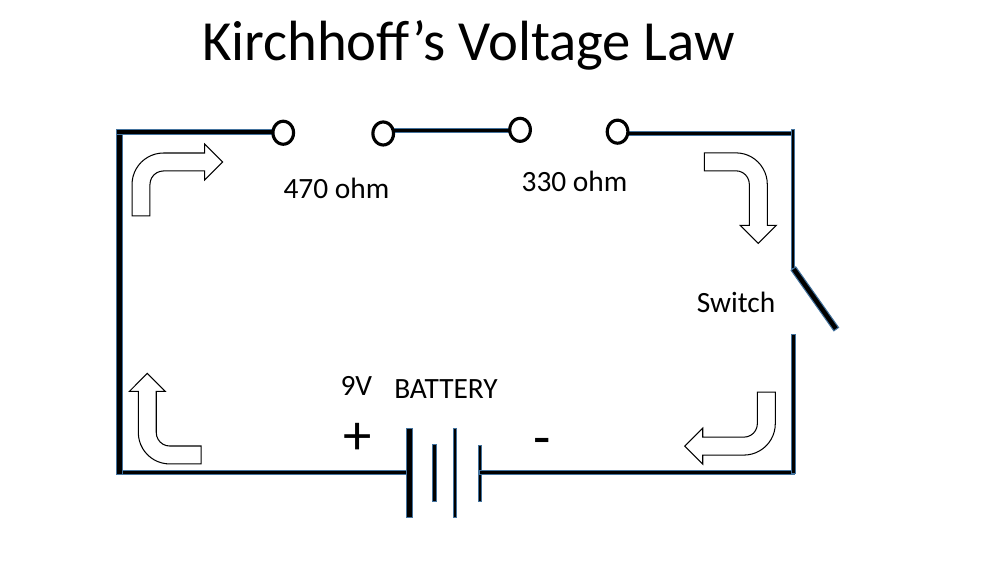
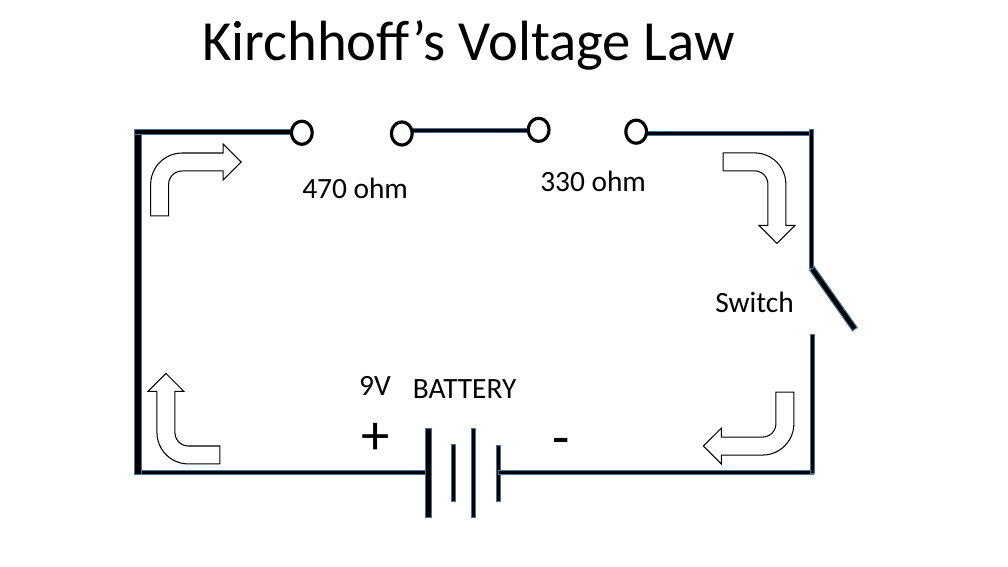
Before and after one commit to infocelab/embedded-projects, a slide deck: slide 22 of Documents/projects for schools.pptx (slide 28 before the commit). Drawn at 1008x567 pixels with LibreOffice and Linux fonts; fonts in the diff are those of the drawing. Boxes give left, top, right and bottom in pixels: in the first picture for what was removed or moved away, otherwise in the second. Text is boxed around its words. In the diff, an @@ line names an element or a change of style, - is before the commit and + after.

```diff
--- a/Documents/projects for schools.pptx
+++ b/Documents/projects for schools.pptx
@@ 13 rectangles, 7 texts, 4 bent arrows, 4 ellipses: place and size @@
-13 rectangles, 7 texts, 4 bent arrows, 4 ellipses at box(116, 119, 839, 518)
+13 rectangles, 7 texts, 4 bent arrows, 4 ellipses at box(135, 119, 857, 518)
```
Also in this commit, not shown: 5 other slides changed, 7 slides added, 40 other files.
